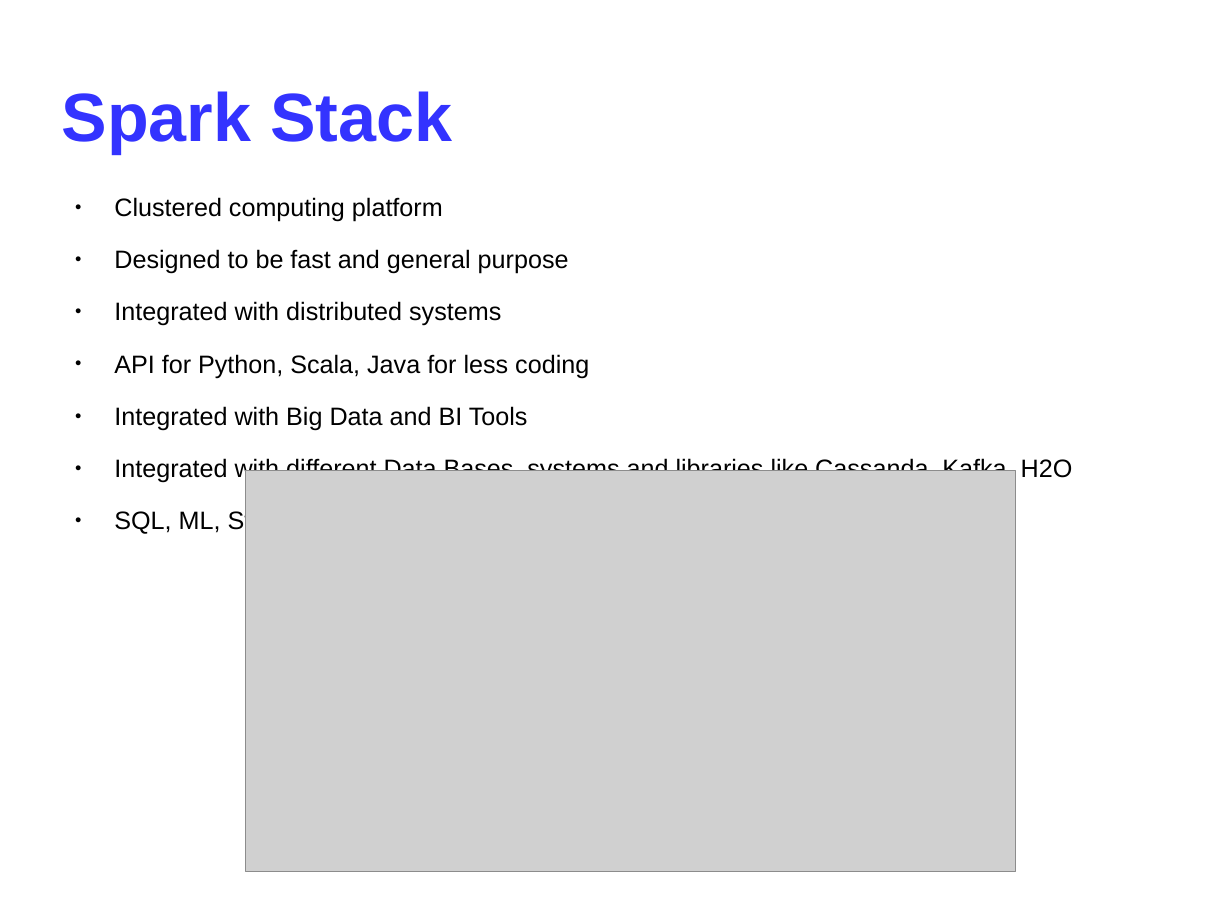
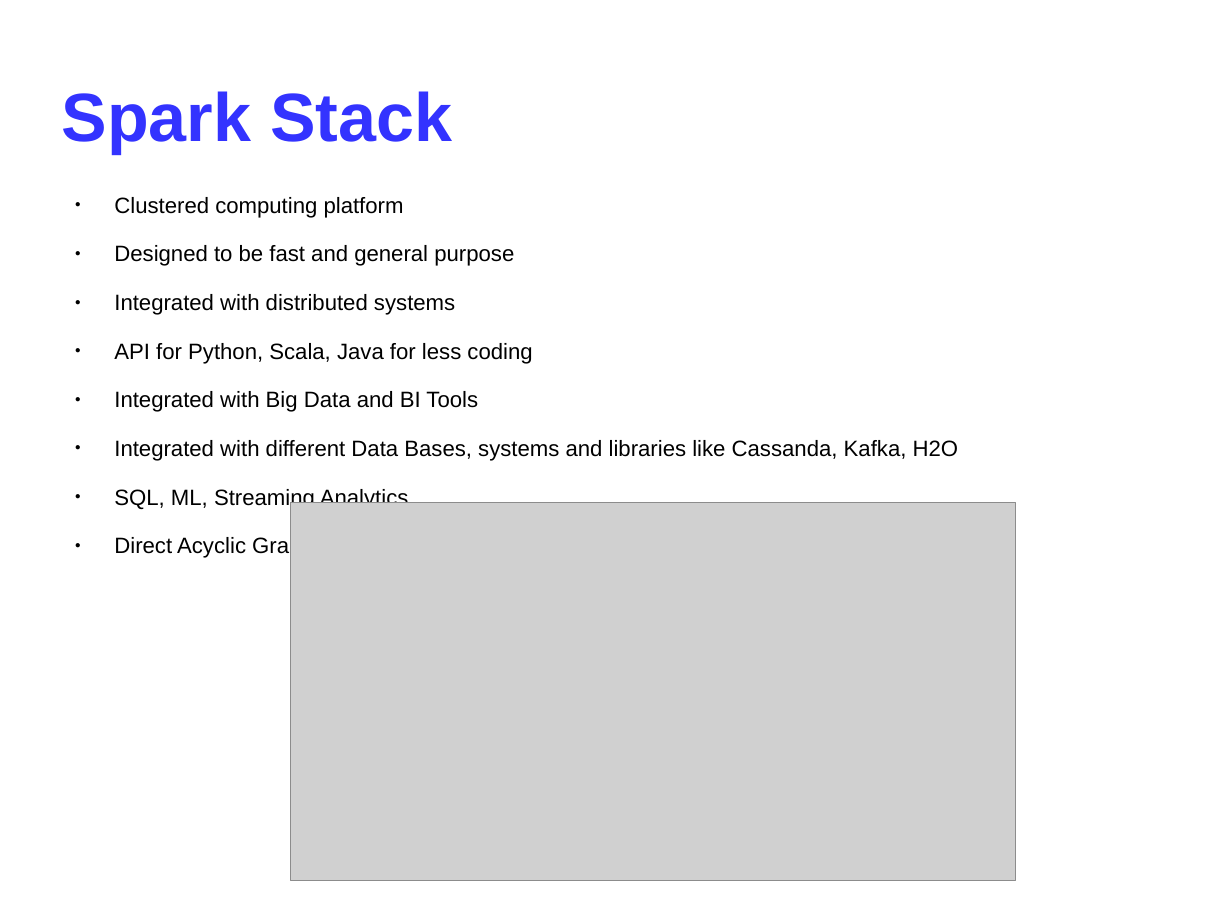
Before and after one commit to ichMaster/ich_dev, a slide deck: slide 3 of pyspark/presentation/Spark.odp. Drawn at 1232x924 pixels with LibreOffice and Linux fonts; fonts in the diff are those of the drawing; grey boxes stand for pictures. Boxes give left, top, right and bottom in pixels: in the first picture for what was removed or moved away, otherwise in the second. Text is boxed around its words. In the diff, an @@ line names an element or a change of style, - is before the commit and + after.

Commit message:
presentation about Spark

```diff
--- a/pyspark/presentation/Spark.odp
+++ b/pyspark/presentation/Spark.odp
@@ text at (114,197,959,510): size 16.2 to 14.3 pt in "Clustered computing platform", "Designed to be fast and general purpose", "Integrated with distributed systems", "API for Python, Scala, Java for less ..." and 3 more places @@
@@ picture: place and size @@
-picture at (246,471,1016,872)
+picture at (291,503,1016,881)
@@ text at (114,536,314,559): paragraph added @@
+● Direct Acyclic Graph (DAG) vs MapReduce
```
Also in this commit, not shown: 10 other slides changed, 1 other file.
